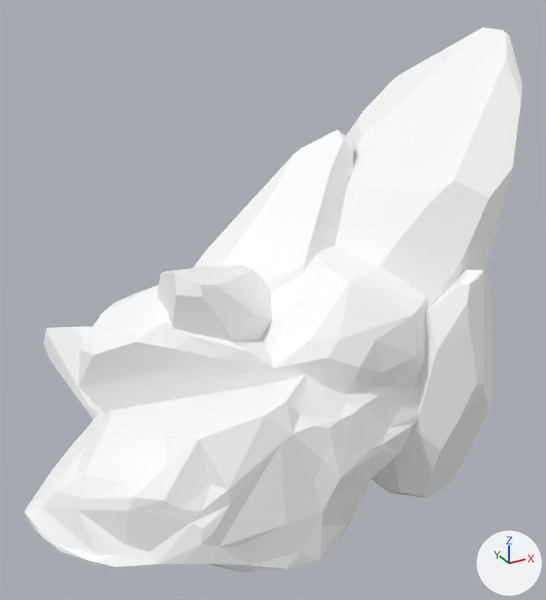
The glTF model assets/synty/tropical/models/SM_Env_Rock_Spikes_02.glb, before and after one commit.
Rendered twice from a 50 mm lens placed at (-10.3, -19.4, 15.0), pointed at (0.2, -0.3, 5.4). The axes (+X, +Y, +Z) are drawn at lower right. The lights are the same throughout.

Names of what the first picture shows: 'SM_Env_Rock_Spikes_02'.
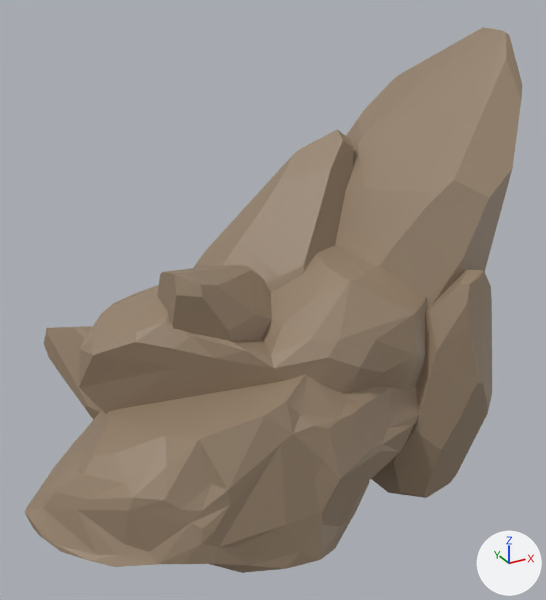
Boxes (x1, y1, x2, y2) around the edits, measured in the pictures (546 x 600 px):
'SM_Env_Rock_Spikes_02', surface changed (white to brown)
    both: (25, 27, 523, 573)

What the commit changed:
Picture 'PolygonNatureBiomes_Tropical_Texture_01' (img_polygonnaturebiomes_tropical_texture_01) is new.
In material 'Nature41' (mat_nature41), base_color is no longer (1.0, 1.0, 1.0), white #ffffff.
In material 'Nature41' (mat_nature41), texture is now set to img_polygonnaturebiomes_tropical_texture_01.
